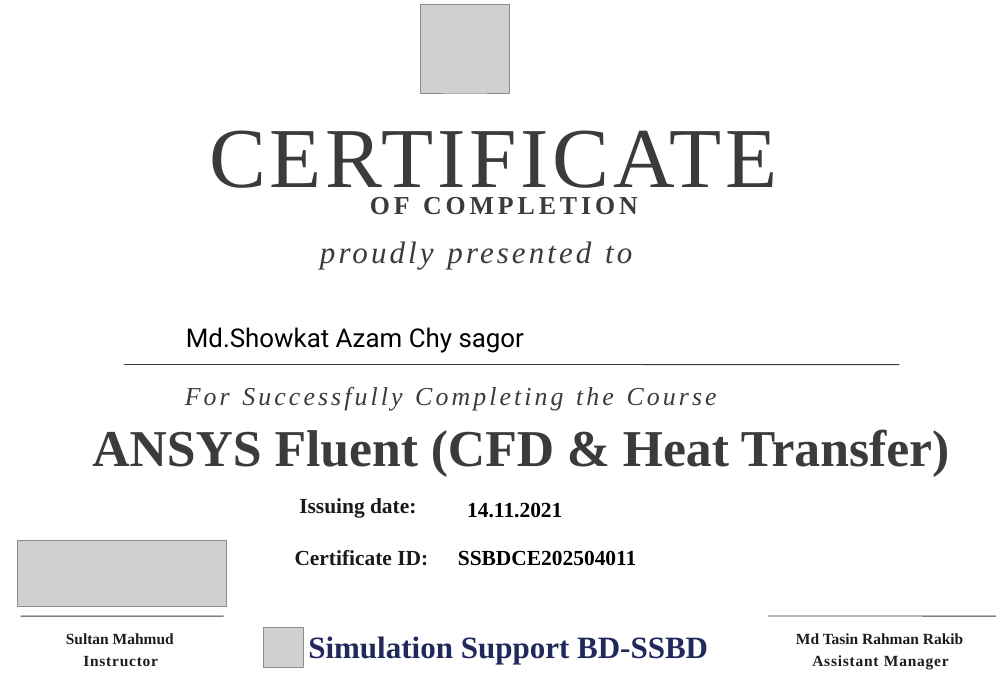
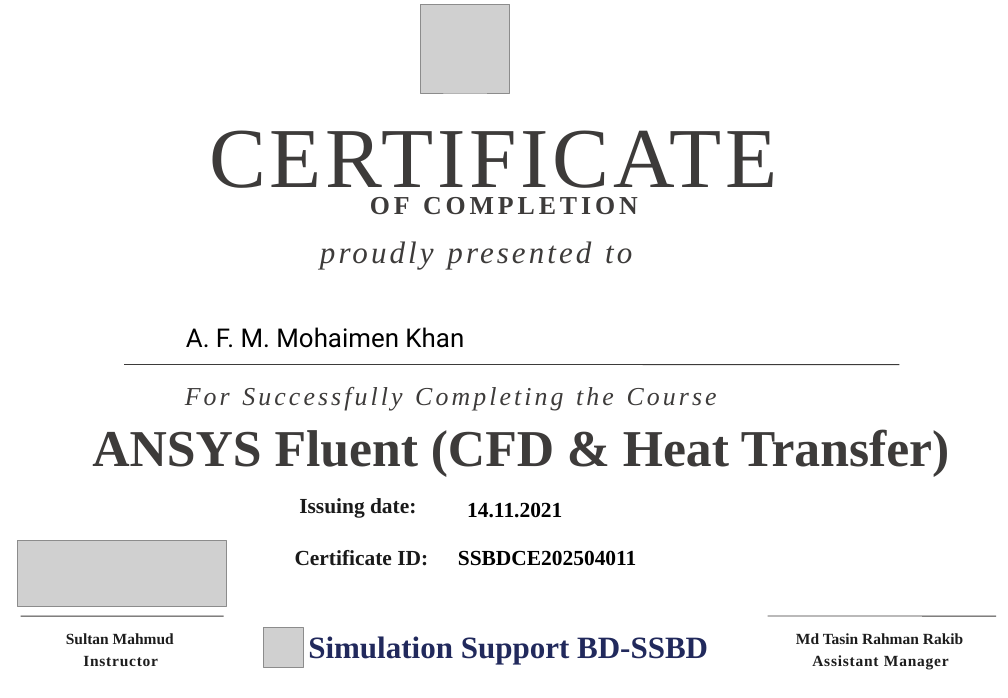
Before and after one commit to T-dot-prog/ssbd_website, a slide deck: slide 1 of sample.pptx. Drawn at 1008x698 pixels with LibreOffice and Linux fonts; fonts in the diff are those of the drawing; grey boxes stand for pictures; background and template pictures are left out. Boxes give left, top, right and bottom in pixels: in the first picture for what was removed or moved away, otherwise in the second. Text is boxed around its words. In the diff, an @@ line names an element or a change of style, - is before the commit and + after.

```diff
--- a/sample.pptx
+++ b/sample.pptx
@@ text at <box>186,327,464,348</box>: text changed @@
-Md.Showkat Azam Chy sagor
+A. F. M. Mohaimen Khan
```
Also in this commit, not shown: 6 other files.
